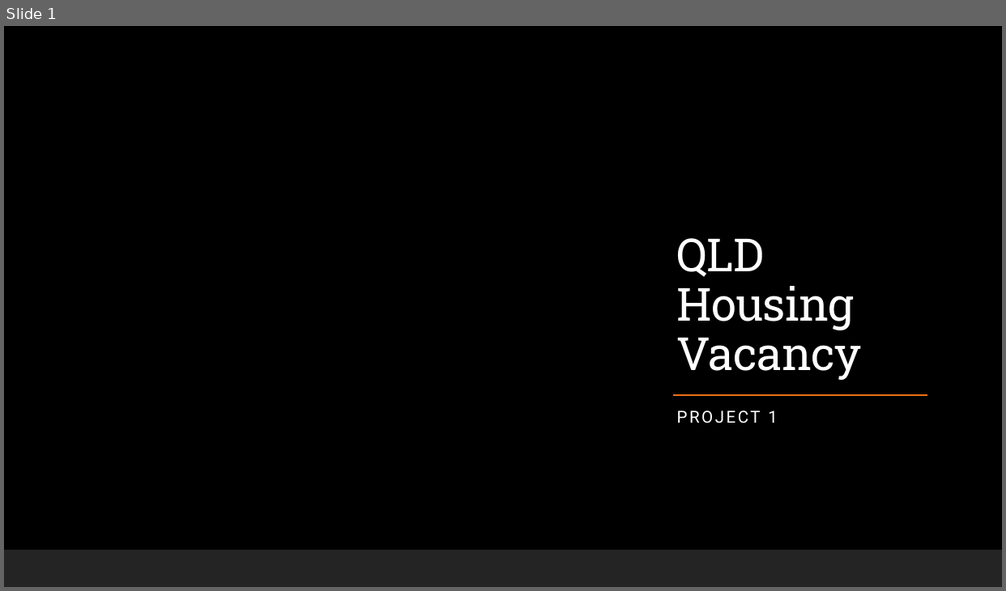
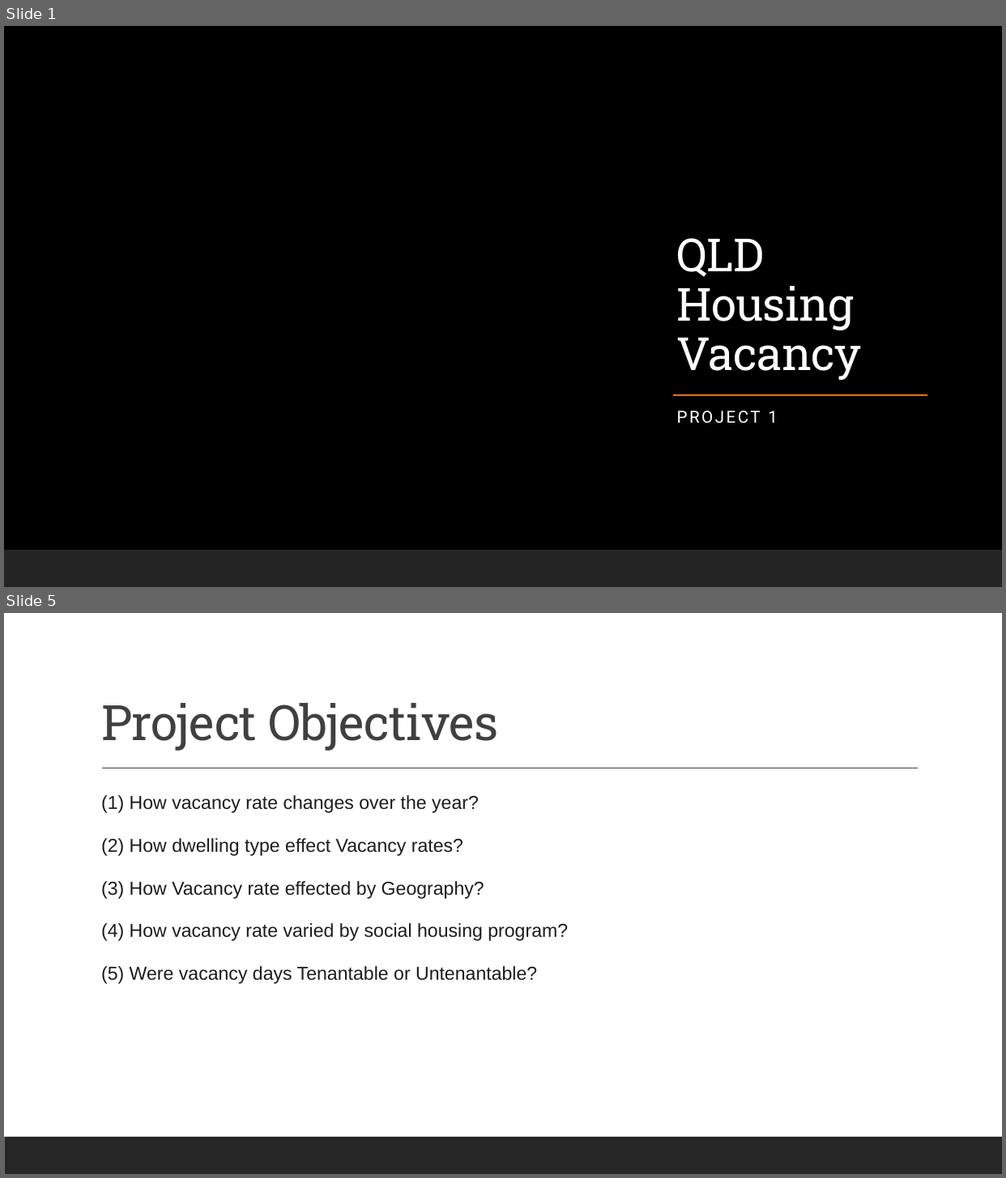
Before and after one commit to Anguyensfg/project-1, a slide deck: QLD Housing Vacancy.pptx. Shown one above the other, each under a label of ours: slide 1 before the commit, slides 1 and 5 after it; the slides between them are not shown. The pictures are 1006x591 and 1006x1178 pixels, drawn with LibreOffice and Linux fonts; fonts in the diff are those of the drawing; background and template pictures are left out. Boxes give left, top, right and bottom in pixels: in the first picture for what was removed or moved away, otherwise in the second. Text is boxed around its words. In the diff, an @@ line names an element or a change of style, - is before the commit and + after.

```diff
--- a/QLD Housing Vacancy.pptx
+++ b/QLD Housing Vacancy.pptx
@@ slide 5 added at (4,613,1002,1174), background #FFFFFF; not listed: 1 template element that a slide beside it also shows @@
@@ title added at (101,703,498,751), 47 pt, text #404040 @@
+Project Objectives
@@ line added from (102, 769) to (918, 769), #404040 1 pt @@
@@ text added at (101,795,568,984), 18 pt, text #1D1C1D @@
+  (1) How vacancy rate changes over the year?
+  (2) How dwelling type effect Vacancy rates?
+  (3) How Vacancy rate effected by Geography?
+  (4) How vacancy rate varied by social housing program?
+  (5) Were vacancy days Tenantable or Untenantable?
```
Also in this commit, not shown: 1 slide changed, 13 other slides added.
